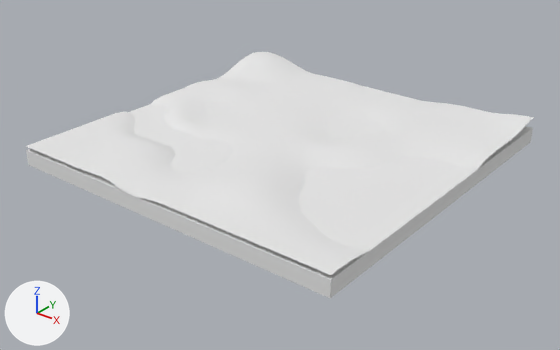
A saved change to the OBJ model engine/assets/models/ground/ground.obj.
The view is the same before and after, from a camera (50 mm lens) standing at (61.2, -78.2, 42.5) and looking at (0.4, -2.2, -4.6). The axes (+X, +Y, +Z) are drawn at lower left. The lights are the same throughout. Where no turn or scale is listed for an object, it has been applied to the vertices.

Before the edit, the objects in view are built like this:
```python
mat_mossmaterial = principled_material('MossMaterial')
mat_mossmaterial.base_color = (0.8, 0.8, 0.8)  # white #e7e7e7
mat_mossmaterial.roughness = 1.0
mat_watermaterial = principled_material('WaterMaterial')
mat_watermaterial.base_color = (0.8, 0.8, 0.8)  # white #e7e7e7
mat_watermaterial.roughness = 1.0
me_terrain = bpy.data.meshes.new('Terrain')
me_terrain.from_pydata(...)  # 1089 vertices, 2048 faces; spans x -25.0..25.0, y -25.0..25.0, z -3.5..2.5
me_terrain.materials.append(mat_mossmaterial)  # white #e7e7e7
me_water = bpy.data.meshes.new('Water')
me_water.from_pydata(...)  # a box spanning x -25.0..25.0, y -25.0..25.0, z -2.2..0.0
me_water.materials.append(mat_watermaterial)  # white #e7e7e7
ob_terrain = bpy.data.objects.new('Terrain', me_terrain)
ob_terrain.location = (0.0, 0.0, 0.0)
ob_water = bpy.data.objects.new('Water', me_water)
ob_water.location = (0.0, 0.0, 0.0)
```
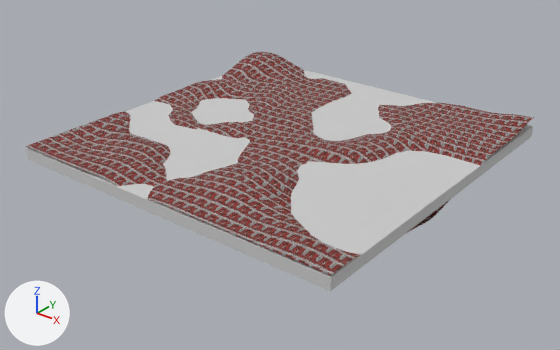
Boxes [x1, y1, x2, y2] around the edits, measured in the pictures (560 x 350 px):
'Terrain', surface changed (white to brown)
    both: [26, 52, 534, 275]
'Cube', added
    after: [26, 70, 533, 291]
'Water', deleted
    before: [26, 86, 533, 298]

Diff of the bpy script that builds the scene:
```diff
--- a/engine/assets/models/ground/ground.obj.py
+++ b/engine/assets/models/ground/ground.obj.py
@@ img_normal_jpg @@
+img_normal_jpg = load_image('normal.jpg', '../lantern/normal.png', 2048, 2048, 'sRGB')
@@ img_albedo_jpg @@
+img_albedo_jpg = load_image('albedo.jpg', '../lantern/albedo.png', 2048, 2048, 'sRGB')
@@ mat_mossmaterial @@
 n0 = _N.new('ShaderNodeBsdfPrincipled'); n0.name = 'Principled BSDF'
-n0.inputs[2].default_value = 1.0  # 'Roughness'
+n0.inputs[2].default_value = 0.969  # 'Roughness'
 n1 = _N.new('ShaderNodeOutputMaterial'); n1.name = 'Material Output'
+n2 = _N.new('ShaderNodeTexImage'); n2.name = 'Image Texture'
+n2.image = img_albedo_jpg
+n3 = _N.new('ShaderNodeTexImage'); n3.name = 'Image Texture.001'
+n3.image = img_normal_jpg
+n4 = _N.new('ShaderNodeNormalMap'); n4.name = 'Normal Map'
+n4.inputs[0].default_value = 0.0  # 'Strength'
 _L.new(n0.outputs[0], n1.inputs[0])  # 'BSDF' to 'Surface'
+_L.new(n2.outputs[0], n0.inputs[0])  # 'Color' to 'Base Color'
+_L.new(n3.outputs[0], n4.inputs[1])  # 'Color' to 'Color'
+_L.new(n4.outputs[0], n0.inputs[5])  # 'Normal' to 'Normal'
@@ mat_watermaterial @@
 mat_watermaterial = principled_material('WaterMaterial')
-mat_watermaterial.base_color = (0.8, 0.8, 0.8)  # white #e7e7e7
+mat_watermaterial.base_color = (0.6, 0.6, 0.6)  # light grey #cbcbcb
 mat_watermaterial.roughness = 1.0
@@ me_cube @@
+me_cube.from_pydata(...)  # 56 vertices, 108 faces; spans x -25.0..25.0, y -25.0..25.0, z -1.3..0.3
+me_cube.materials.append(mat_watermaterial)  # light grey #cbcbcb
@@ ob_water @@
-ob_water = bpy.data.objects.new('Water', me_water)
-ob_water.location = (0.0, 0.0, 0.0)
@@ ob_cube @@
+ob_cube = bpy.data.objects.new('Cube', me_cube)
+ob_cube.location = (0.0, 0.0, 0.0)
```
